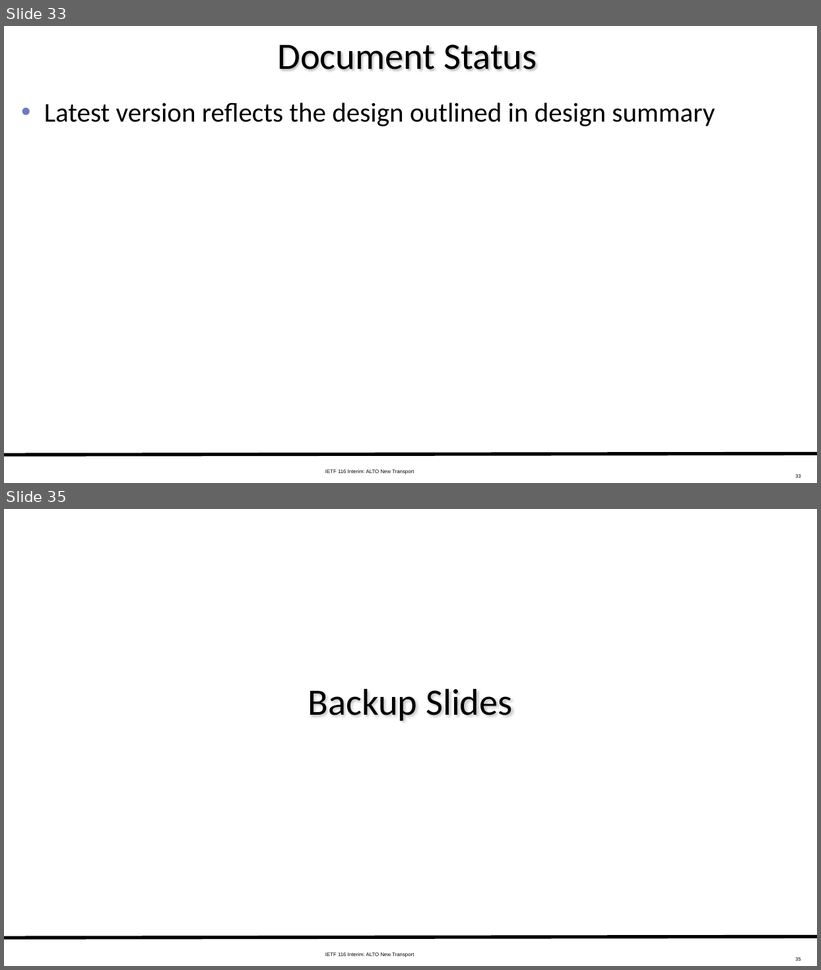
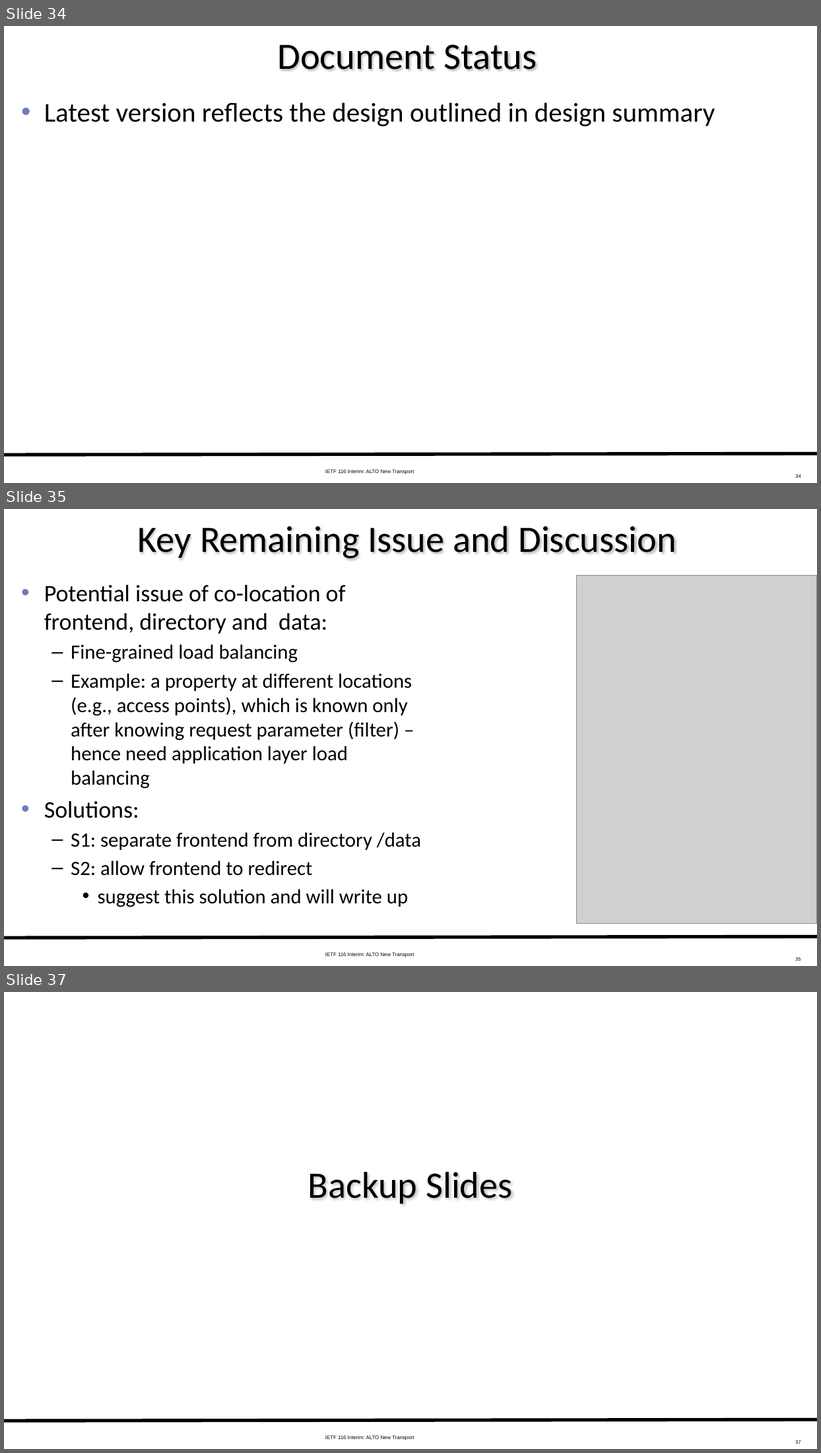
Before and after one commit to ietf-wg-alto/wg-materials, a slide deck: meetings-ietf/ietf-116-interim/slides-116-interim-alto-transport.pptx. Shown one above the other, each under a label of ours: slides 33 and 35 before the commit, slides 34, 35 and 37 after it; the slides between them are not shown. The pictures are 821x970 and 821x1453 pixels, drawn with LibreOffice and Linux fonts; fonts in the diff are those of the drawing; grey boxes stand for pictures. Boxes give left, top, right and bottom in pixels: in the first picture for what was removed or moved away, otherwise in the second. Text is boxed around its words. In the diff, an @@ line names an element or a change of style, - is before the commit and + after.

```diff
--- a/meetings-ietf/ietf-116-interim/slides-116-interim-alto-transport.pptx
+++ b/meetings-ietf/ietf-116-interim/slides-116-interim-alto-transport.pptx
@@ slide 35 added at (4, 509, 817, 966), background #FFFFFF; not listed: 3 template elements that a slide beside it also shows @@
@@ title added at (138, 525, 677, 560), 44 pt, text #000000 @@
+Key Remaining Issue and Discussion
@@ text added at (44, 585, 421, 908), 24 pt, text #000000 @@
+• Potential issue of co-location of frontend, directory and data:
+  – Fine-grained load balancing
+  – Example: a property at different locations (e.g., access points), which is known only after knowing request parameter (filter) – hence need application layer load balancing
+• Solutions:
+  – S1: separate frontend from directory /data
+  – S2: allow frontend to redirect
+    • suggest this solution and will write up
@@ picture added at (577, 575, 817, 923) @@
@@ what was slide 33 is now slide 34 @@
@@ what was slide 35 is now slide 37 @@
@@ page number at (795, 1441, 801, 1444): text changed @@
-35
+37
```
Also in this commit, not shown: 13 slides changed, 1 other slide added.
